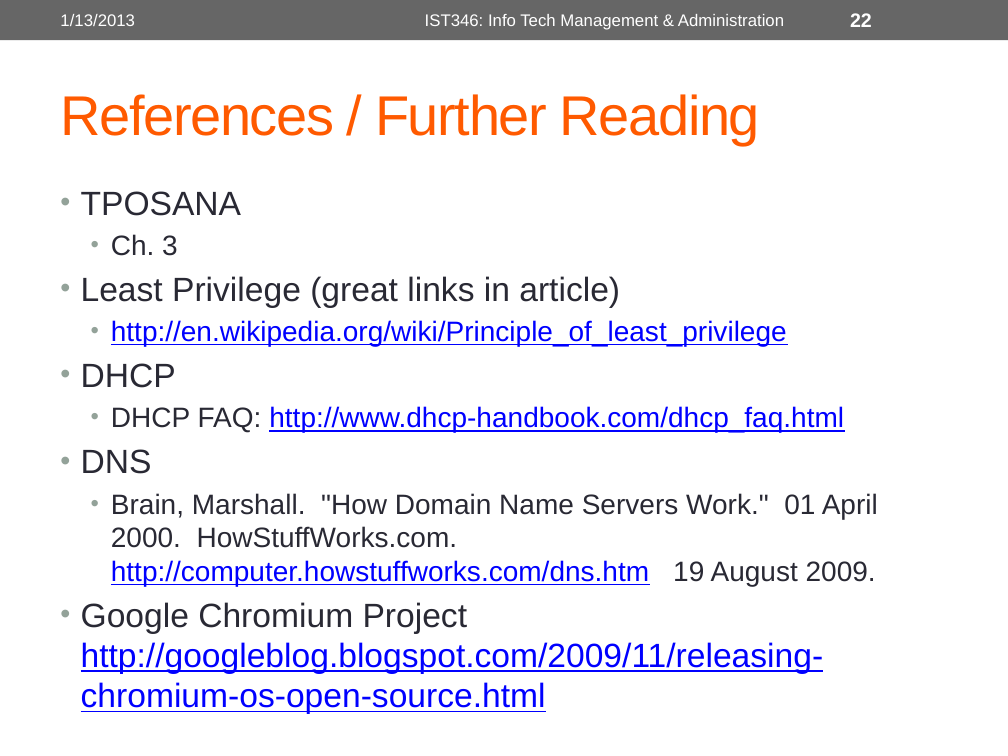
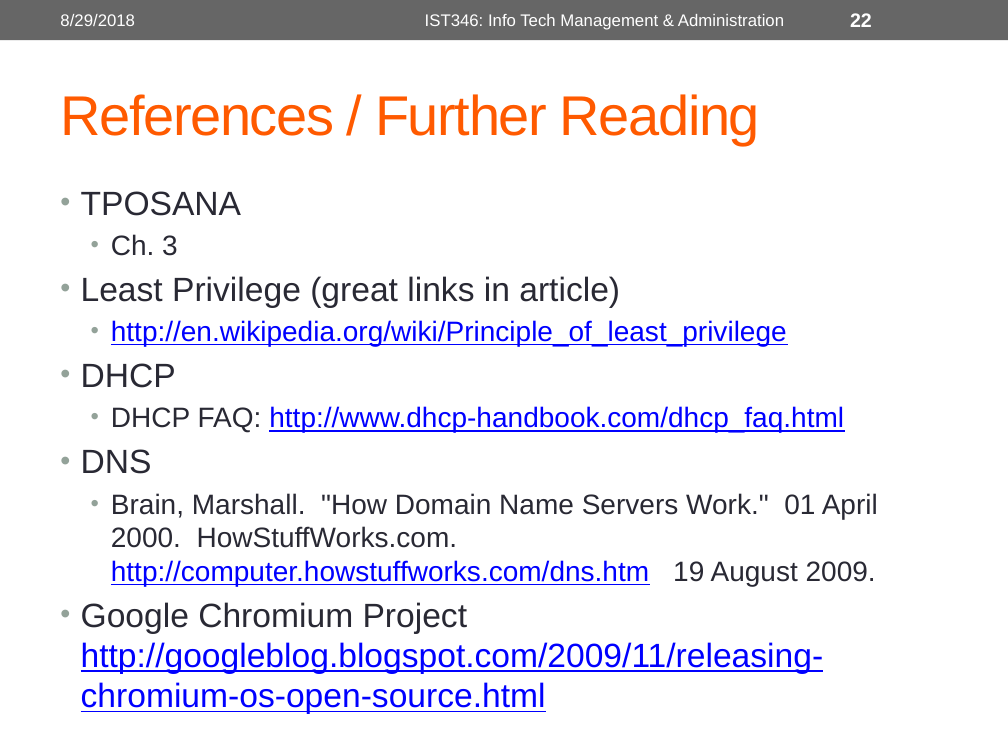
Before and after one commit to orstewar/ist346-content, a slide deck: slide 22 of content/07-lecture-workstations-clients-and-devices.pptx. Drawn at 1008x756 pixels with LibreOffice and Linux fonts; fonts in the diff are those of the drawing. Boxes give left, top, right and bottom in pixels: in the first picture for what was removed or moved away, otherwise in the second. Text is boxed around its words. In the diff, an @@ line names an element or a change of style, - is before the commit and + after.

```diff
--- a/content/07-lecture-workstations-clients-and-devices.pptx
+++ b/content/07-lecture-workstations-clients-and-devices.pptx
@@ text at [60, 14, 135, 26]: text changed @@
-1/13/2013
+8/29/2018
```
Also in this commit, not shown: 22 other slides changed, 6 other files.
